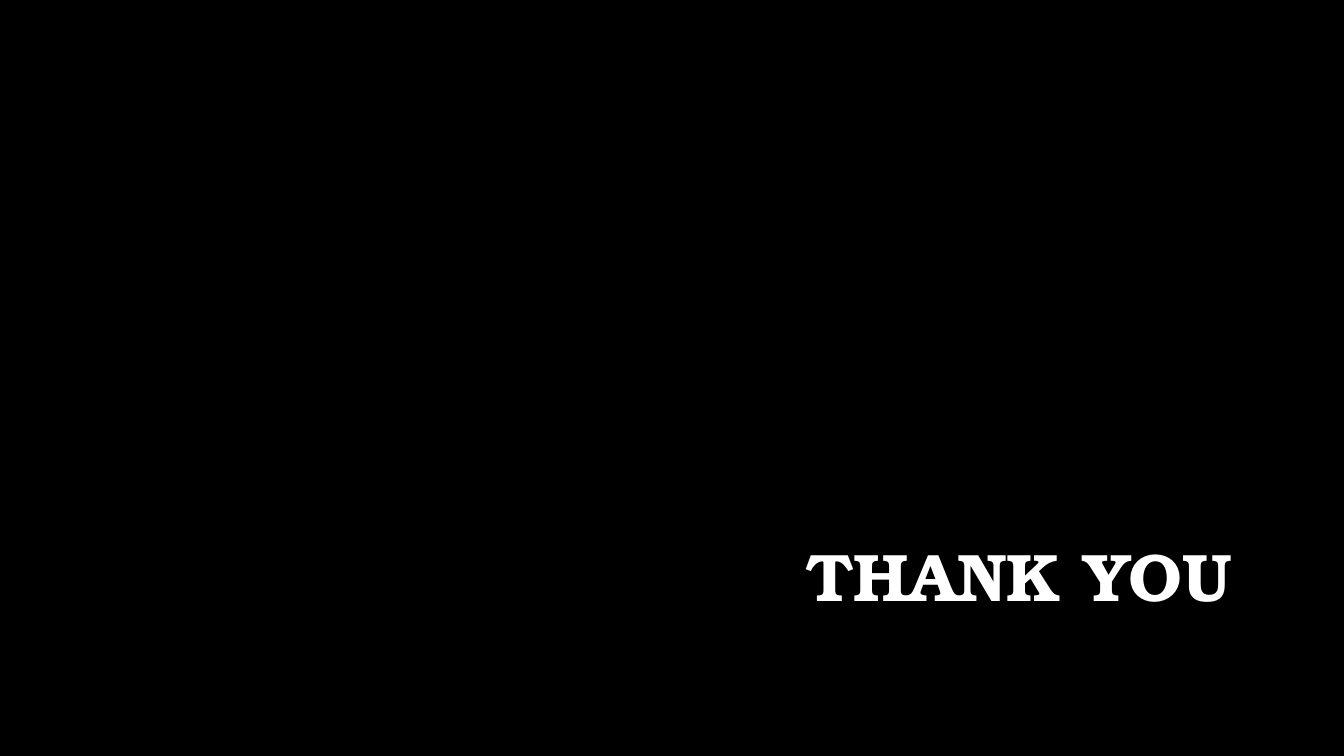
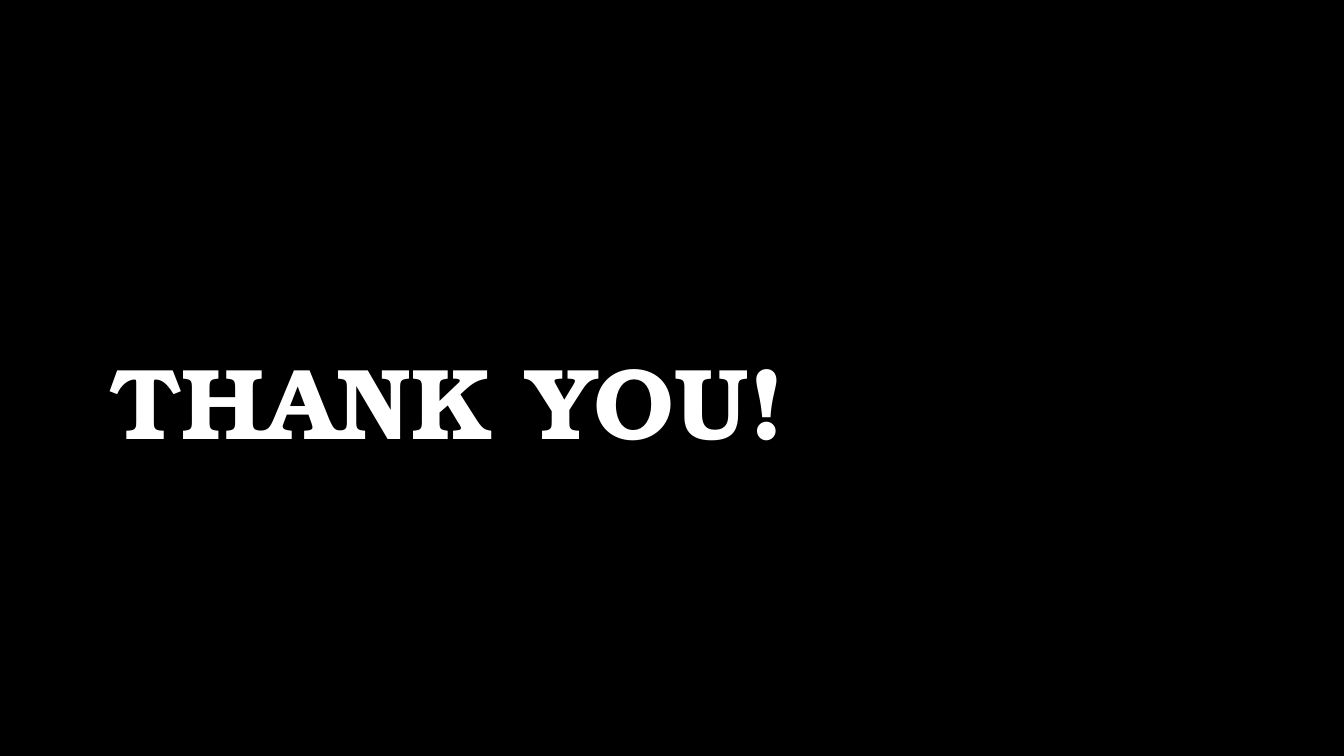
Before and after one commit to MRDGH2821/Drowsiness-Detector, a slide deck: slide 15 of Drowsiness Detector.pptx (slide 14 before the commit). Drawn at 1344x756 pixels with LibreOffice and Linux fonts; fonts in the diff are those of the drawing; background and template pictures are left out. Boxes give left, top, right and bottom in pixels: in the first picture for what was removed or moved away, otherwise in the second. Text is boxed around its words. In the diff, an @@ line names an element or a change of style, - is before the commit and + after.

```diff
--- a/Drowsiness Detector.pptx
+++ b/Drowsiness Detector.pptx
@@ rectangle added at <box>0,0,1344,502</box>, fill #000000 at 50% opacity @@
@@ text at <box>111,369,785,441</box>: text changed; size 48 to 72 pt @@
-THANK YOU
+THANK YOU!
```
Also in this commit, not shown: 12 other slides changed, 1 slide added.
